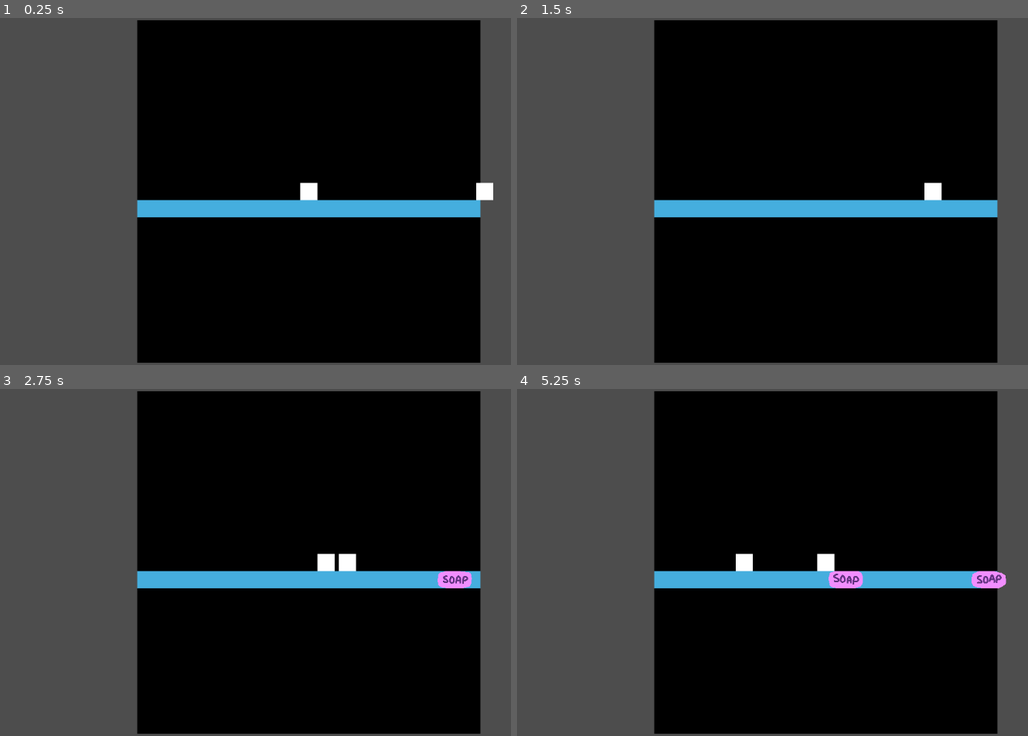
Above: before the commit, frames 1-4 (two rows, left to right).
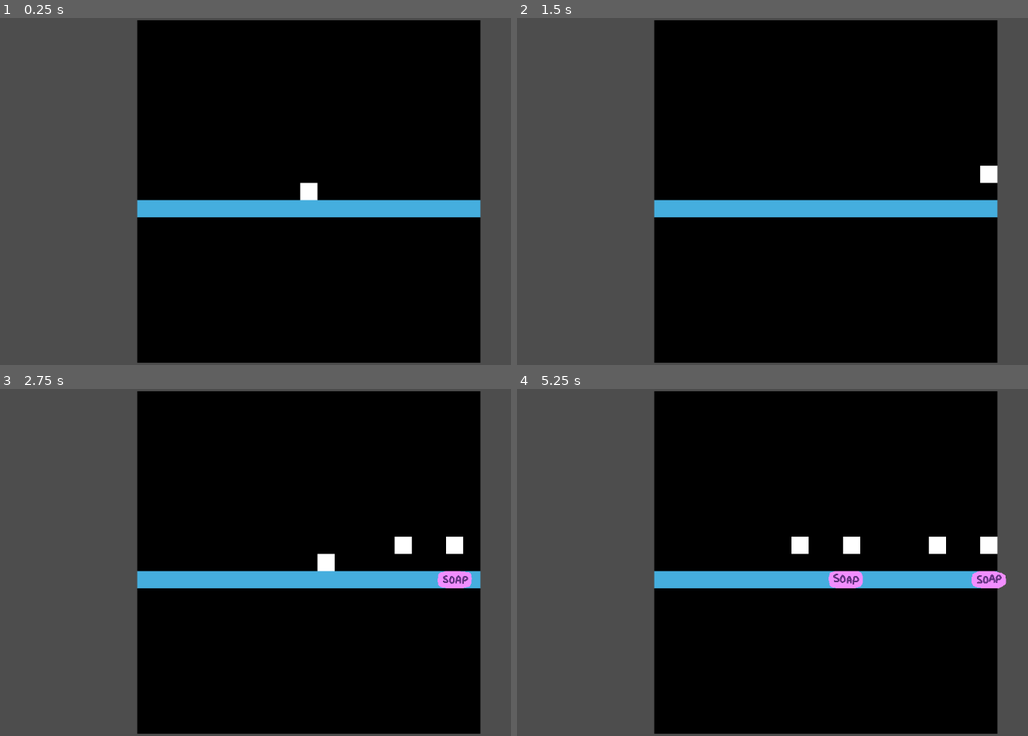
Above: after the commit, the same moments.

Repository: ChrisCee2/20gc3frogger
Game: Godot game, scene res://test_scene.tscn
The game is run twice, just before and just after one commit, with the same random seed, the same clock (stepped at 60 frames per second) and the same inputs.
Inputs:
- Up to frame 1 (0.25 s): no input
- Up to frame 2 (1.5 s): tap Enter at 0.5 s; hold D (right) 0.53-1.28 s; hold S (down) from 1.28 s (still down)
- Up to frame 3 (2.75 s): release S (down) at 2.03 s; hold D (right) from 2.03 s (still down)
- Up to frame 4 (5.25 s): release D (right) at 2.78 s; hold W (up) 2.78-3.53 s; hold A (left) 3.53-5.03 s; hold S (down) from 5.03 s (still down)

The runs differ from the first frame. In frame 1, 0.2% of the frame differs, in the area x 93-97%, y 47-53%; in frame 2, 0.4%; in frame 3, 0.5%; in frame 4, 1.1%, in the area x 42-95%, y 42-53%.

Commit message:
GC3-30: Update person to work with spawner

Diff:
--- a/objects/person.gd
+++ b/objects/person.gd
@@ -1,6 +1,7 @@
 class_name Person extends Area2D
 
 @onready var move_controller: MoveController = $MoveController
+@onready var collision_shape: CollisionShape2D = $CollisionShape2D
 
 @export var should_move_left: bool = true
 @export_range(0, 10) var move_interval: float = 0.3
@@ -10,10 +11,20 @@
 func _ready() -> void:
 	move_controller.move_interval = move_interval
 	move_direction = Vector2.LEFT if should_move_left else Vector2.RIGHT
+	collision_shape.disabled = true
+	hide()
+
+var is_started: bool = false
+
+func start() -> void:
+	is_started = true
+	collision_shape.disabled = false
+	show()
 
 func _process(delta: float) -> void:
-	update()
-	move_controller.update()
+	if is_started:
+		update()
 
 func update() -> void:
 	move_controller.move(move_direction)
+	move_controller.update()
--- a/test_scene.tscn
+++ b/test_scene.tscn
@@ -19,9 +19,6 @@
 
 [node name="PlayArea" parent="." instance=ExtResource("5_2nij2")]
 size = Vector2(640, 640)
-
-[node name="Person" parent="." instance=ExtResource("2_sasra")]
-position = Vector2(360, 0)
 
 [node name="Player" parent="." instance=ExtResource("1_ia1lp")]
 
@@ -48,6 +45,13 @@
 object = NodePath("Soap")
 
 [node name="Soap" parent="Spawner" instance=ExtResource("3_sasra")]
-position = Vector2(-272, 0)
 
-[node name="Spawner2" parent="." instance=ExtResource("6_8pr8v")]
+[node name="Spawner2" parent="." node_paths=PackedStringArray("object_parent", "object") instance=ExtResource("6_8pr8v")]
+position = Vector2(336, -32)
+autostart = true
+object_parent = NodePath("..")
+object = NodePath("Person")
+min_spawn_time = 0.5
+max_spawn_time = 2.0
+
+[node name="Person" parent="Spawner2" instance=ExtResource("2_sasra")]
